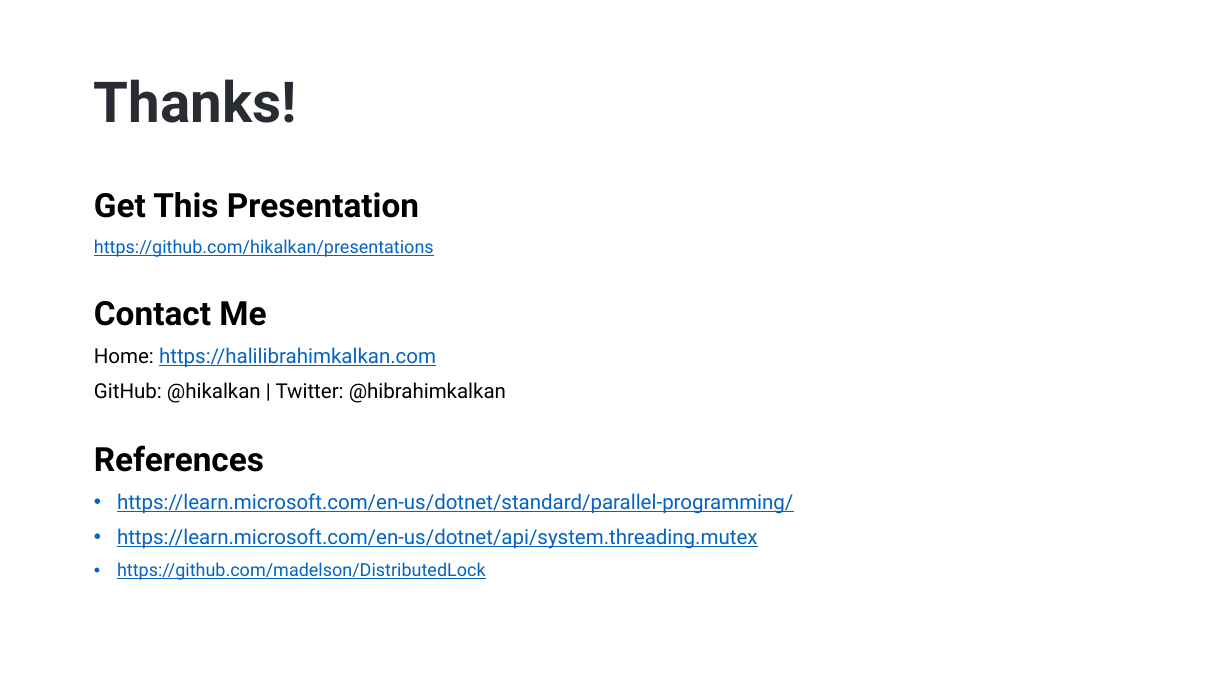
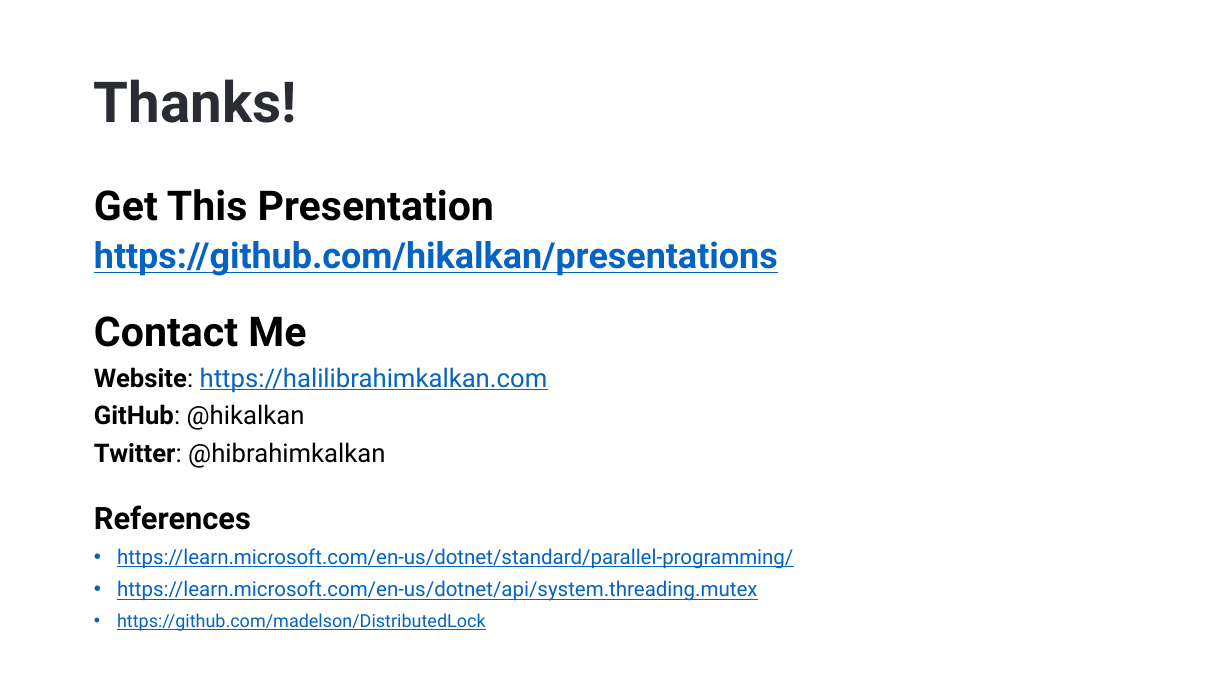
Before and after one commit to hikalkan/presentations, a slide deck: slide 25 of 2023-06-01 Dealing with Concurrency - Multi-Threading in Dotnet/Dotnet-Multi-Threading.pptx. Drawn at 1232x693 pixels with LibreOffice and Linux fonts; fonts in the diff are those of the drawing; background and template pictures are left out. Boxes give left, top, right and bottom in pixels: in the first picture for what was removed or moved away, otherwise in the second. Text is boxed around its words. In the diff, an @@ line names an element or a change of style, - is before the commit and + after.

```diff
--- a/2023-06-01 Dealing with Concurrency - Multi-Threading in Dotnet/Dotnet-Multi-Threading.pptx
+++ b/2023-06-01 Dealing with Concurrency - Multi-Threading in Dotnet/Dotnet-Multi-Threading.pptx
@@ text at box(94, 189, 793, 631): size 26 to 32 pt in "Get This Presentation", "Contact Me"; size 14 to 28 pt, bold on in "https://github.com/hikalkan/presentations"; size 26 to 24 pt in "References"; line spacing 0.9 to 0.8 @@
@@ text at box(94, 367, 548, 468): text changed; size 16 to 20 pt @@
-Home: https://halilibrahimkalkan.com
-GitHub: @hikalkan | Twitter: @hibrahimkalkan
+Website: https://halilibrahimkalkan.com
+GitHub: @hikalkan
+Twitter: @hibrahimkalkan
```
Also in this commit, not shown: 1 other slide changed, 1 slide removed.
